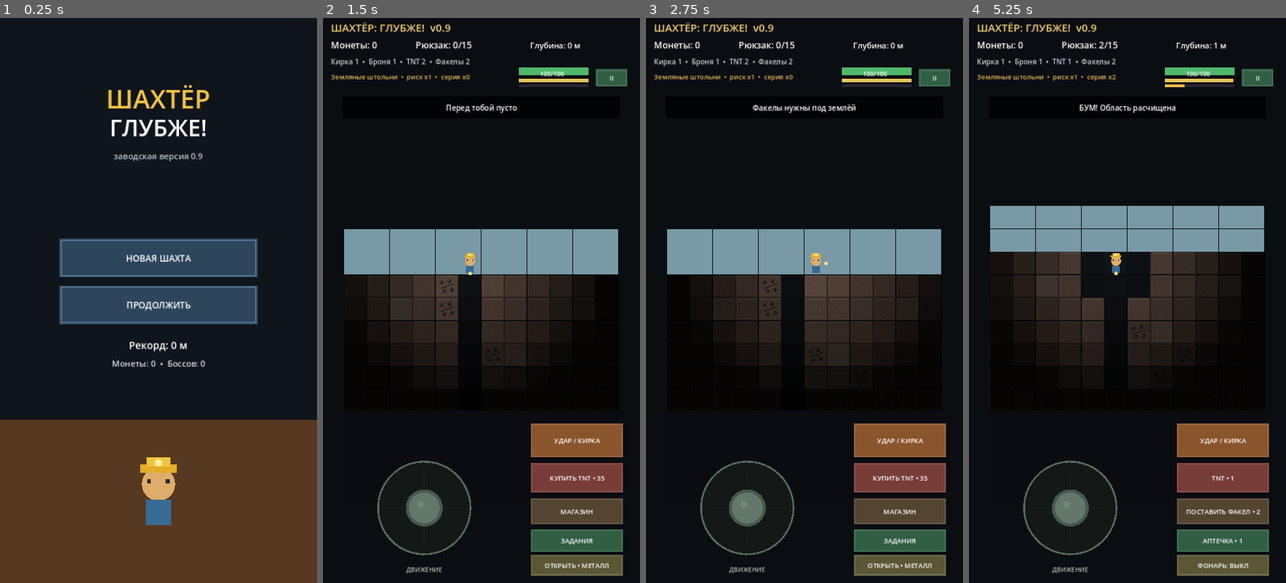
Above: before the commit, frames 1-4 (left to right).
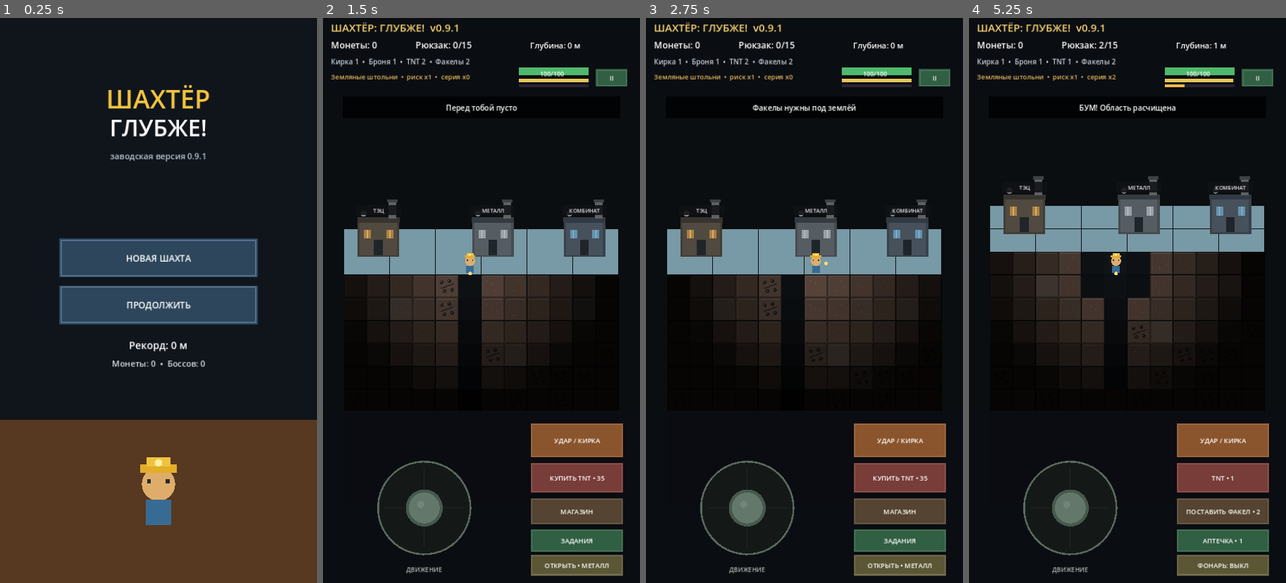
Above: after the commit, the same moments.

Repository: geodenix/miner-deeper
Game: Godot game, scene res://Main.tscn
The game is run twice, just before and just after one commit, with the same random seed, the same clock (stepped at 60 frames per second) and the same inputs.
Inputs (mouse positions are in pixels of both pictures, inside the frame that each line leads up to):
- Up to frame 1 (0.25 s): no input
- Up to frame 2 (1.5 s): tap Enter at 0.5 s; move the mouse to (551, 272) at 0.52 s; hold D 0.53-1.25 s; tap T at 0.6 s; click (551, 272) at 0.67 s; tap Space at 0.77, 1.25 s; drag from (418, 328) to (465, 413) at 1.27 s
- Up to frame 3 (2.75 s): tap Enter at 2 s; move the mouse to (836, 176) at 2.02 s; hold D from 2.03 s (still down); tap R at 2.1 s
- Up to frame 4 (5.25 s): release D at 2.75 s; tap Space at 2.75, 3.77, 4.25 s; drag from (1111, 413) to (1032, 215) at 2.77 s; tap Enter at 3.5 s; move the mouse to (1222, 385) at 3.52 s; hold A 3.53-4.25 s; tap F at 3.6 s; drag from (1032, 215) to (1079, 159) at 4.27 s; move the mouse to (1143, 300) at 5.02 s; hold S from 5.03 s (still down); tap T at 5.1 s; click (1143, 300) at 5.17 s

The runs differ from the first frame. In frame 1, 0.2% of the frame differs, in the area x 34-65%, y 23-26%; in frame 2, 3.0%, in the area x 10-90%, y 1-43%; in frame 3, 3.0%; in frame 4, 3.0%.

Commit message:
Fix factory rendering on surface

Diff:
--- a/game/main.gd
+++ b/game/main.gd
@@ -1482,9 +1482,6 @@
 		}
 
 	var torch_data: Array = []
-	if player.y <= 7:
-		draw_surface_factories()
-
 	for tp in torches.keys():
 		torch_data.append({"x":tp.x,"y":tp.y})
 
@@ -1656,7 +1653,7 @@
 	draw_rect(Rect2(0,h-370,BASE_W,370),Color("#573820"))
 	draw_string(ThemeDB.fallback_font,Vector2(0,205),"ШАХТЁР",HORIZONTAL_ALIGNMENT_CENTER,BASE_W,58,Color("#f3c43e"))
 	draw_string(ThemeDB.fallback_font,Vector2(0,268),"ГЛУБЖЕ!",HORIZONTAL_ALIGNMENT_CENTER,BASE_W,52,Color.WHITE)
-	draw_string(ThemeDB.fallback_font,Vector2(0,320),"заводская версия 0.9",HORIZONTAL_ALIGNMENT_CENTER,BASE_W,19,Color("#b9c3cc"))
+	draw_string(ThemeDB.fallback_font,Vector2(0,320),"заводская версия 0.9.1",HORIZONTAL_ALIGNMENT_CENTER,BASE_W,19,Color("#b9c3cc"))
 	draw_menu_button(menu_new_rect(),"НОВАЯ ШАХТА")
 	draw_menu_button(menu_continue_rect(),"ПРОДОЛЖИТЬ")
 	draw_string(ThemeDB.fallback_font,Vector2(0,750),"Рекорд: "+str(maxi(0,max_depth-SURFACE_ROW))+" м",HORIZONTAL_ALIGNMENT_CENTER,BASE_W,23,Color.WHITE)
@@ -1685,6 +1682,10 @@
 				else:
 					draw_mine_block(r,block,x,y)
 
+	# Surface facilities are visual world objects and must be drawn during _draw().
+	if player.y <= 8:
+		draw_surface_factories()
+
 	for tp in torches.keys():
 		var torch_pos: Vector2i = tp
 		if torch_pos.y >= min_y and torch_pos.y <= max_y and is_lit(torch_pos):
@@ -1787,7 +1788,7 @@
 
 func draw_hud() -> void:
 	draw_rect(Rect2(0,0,BASE_W,TOP_H),Color(0.04,0.05,0.07,0.97))
-	draw_string(ThemeDB.fallback_font,Vector2(18,31),"ШАХТЁР: ГЛУБЖЕ!  v0.9",HORIZONTAL_ALIGNMENT_LEFT,-1,24,Color("#f5d36b"))
+	draw_string(ThemeDB.fallback_font,Vector2(18,31),"ШАХТЁР: ГЛУБЖЕ!  v0.9.1",HORIZONTAL_ALIGNMENT_LEFT,-1,24,Color("#f5d36b"))
 	draw_string(ThemeDB.fallback_font,Vector2(18,69),"Монеты: "+str(coins),HORIZONTAL_ALIGNMENT_LEFT,-1,20,Color.WHITE)
 	draw_string(ThemeDB.fallback_font,Vector2(210,69),"Рюкзак: "+str(bag_used())+"/"+str(bag_capacity()),HORIZONTAL_ALIGNMENT_LEFT,-1,20,Color.WHITE)
 	draw_string(ThemeDB.fallback_font,Vector2(470,69),"Глубина: "+str(maxi(0,player.y-SURFACE_ROW))+" м",HORIZONTAL_ALIGNMENT_LEFT,-1,18,Color.WHITE)
@@ -1843,29 +1844,53 @@
 		var x: int = int(data["x"])
 		var ground: Vector2 = tile_pos(x,SURFACE_ROW)
 		var c: Vector2 = ground + Vector2(TILE*0.5,TILE*0.5)
+
 		var body: Color = Color("#4b5154")
+		var roof: Color = Color("#353a3d")
+		var accent: Color = Color("#b2753e")
 		if i == 0:
-			body = Color("#4f4b45")
+			body = Color("#514a41")
+			roof = Color("#37332f")
+			accent = Color("#c39345")
 		elif i == 1:
-			body = Color("#555b60")
+			body = Color("#555d62")
+			roof = Color("#343b40")
+			accent = Color("#aeb7bd")
 		else:
-			body = Color("#444e59")
-
-		draw_rect(Rect2(c+Vector2(-35,-76),Vector2(70,64)),body)
-		draw_rect(Rect2(c+Vector2(-29,-68),Vector2(58,50)),body.lightened(0.08))
-		draw_rect(Rect2(c+Vector2(-24,-52),Vector2(13,18)),Color("#c99043"))
-		draw_rect(Rect2(c+Vector2(5,-52),Vector2(13,18)),Color("#c99043"))
-		draw_rect(Rect2(c+Vector2(-7,-35),Vector2(15,23)),Color("#262b2e"))
-		draw_rect(Rect2(c+Vector2(19,-104),Vector2(13,31)),Color("#5a5a57"))
-		draw_rect(Rect2(c+Vector2(17,-108),Vector2(17,5)),Color("#34383a"))
-
-		var status: Color = Color("#83898c")
+			body = Color("#46515b")
+			roof = Color("#313a43")
+			accent = Color("#72a7c7")
+
+		# Building body.
+		draw_rect(Rect2(c+Vector2(-47,-102),Vector2(94,87)),body.darkened(0.18))
+		draw_rect(Rect2(c+Vector2(-42,-96),Vector2(84,77)),body)
+		draw_rect(Rect2(c+Vector2(-48,-104),Vector2(96,12)),roof)
+
+		# Door and industrial windows.
+		draw_rect(Rect2(c+Vector2(-10,-53),Vector2(20,34)),Color("#202529"))
+		draw_rect(Rect2(c+Vector2(-33,-76),Vector2(16,20)),accent.darkened(0.12))
+		draw_rect(Rect2(c+Vector2(18,-76),Vector2(16,20)),accent.darkened(0.12))
+		draw_line(c+Vector2(-25,-76),c+Vector2(-25,-56),accent.lightened(0.25),2.0)
+		draw_line(c+Vector2(26,-76),c+Vector2(26,-56),accent.lightened(0.25),2.0)
+
+		# Chimney / processing stack.
+		draw_rect(Rect2(c+Vector2(23,-140),Vector2(18,38)),Color("#5e6262"))
+		draw_rect(Rect2(c+Vector2(20,-145),Vector2(24,7)),Color("#3d4142"))
+		if factory_processing(i):
+			draw_circle(c+Vector2(33,-154),10,Color(0.55,0.58,0.60,0.32))
+			draw_circle(c+Vector2(40,-166),13,Color(0.55,0.58,0.60,0.20))
+
+		# Status lamp.
+		var status: Color = Color("#858b8f")
 		if factory_ready(i):
-			status = Color("#62cf78")
+			status = Color("#63d77b")
 		elif factory_processing(i):
-			status = Color("#e1ad50")
-		draw_circle(c+Vector2(-24,-87),5,status)
-		draw_string(ThemeDB.fallback_font,c+Vector2(-48,-113),str(data["short"]),HORIZONTAL_ALIGNMENT_CENTER,96,11,Color("#e6e8e9"))
+			status = Color("#e4ad4c")
+		draw_circle(c+Vector2(-34,-113),7,status)
+
+		# Label plate.
+		draw_rect(Rect2(c+Vector2(-51,-132),Vector2(102,23)),Color(0.06,0.07,0.08,0.88))
+		draw_string(ThemeDB.fallback_font,c+Vector2(-48,-115),str(data["short"]),HORIZONTAL_ALIGNMENT_CENTER,96,12,Color("#e8eaeb"))
 
 func draw_factory() -> void:
 	if selected_factory < 0 or selected_factory >= FACTORIES.size():
